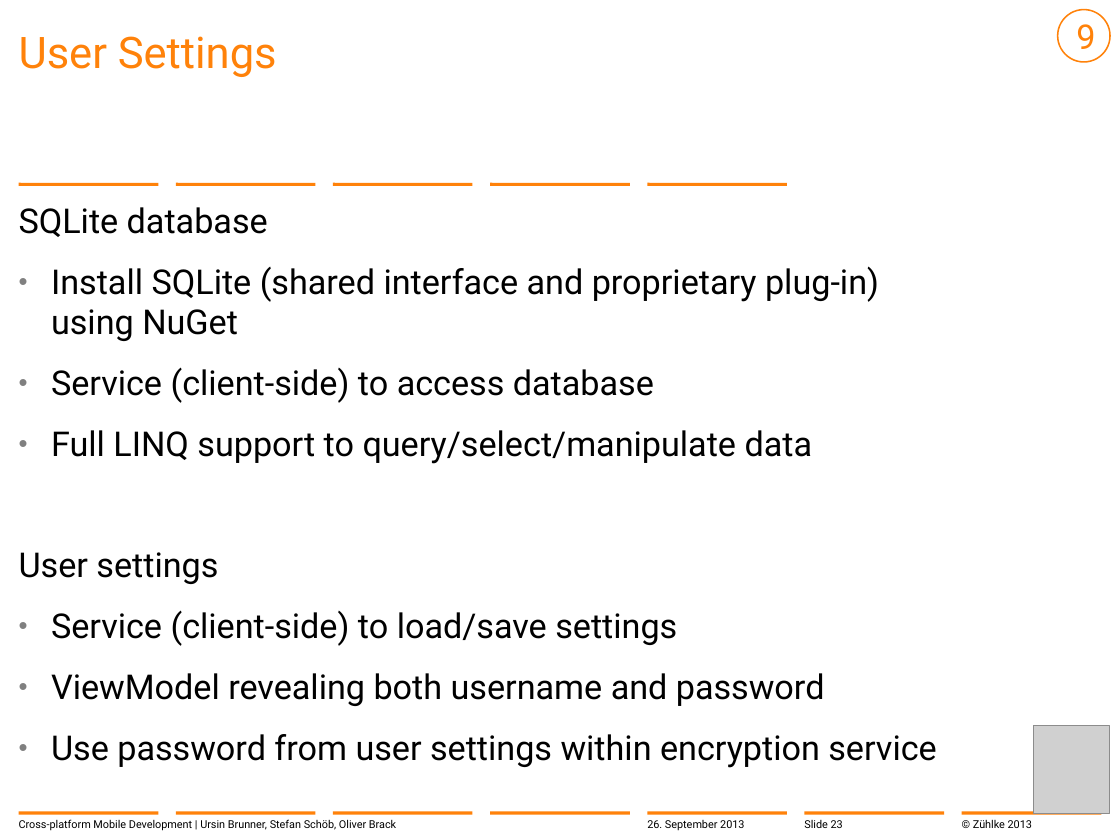
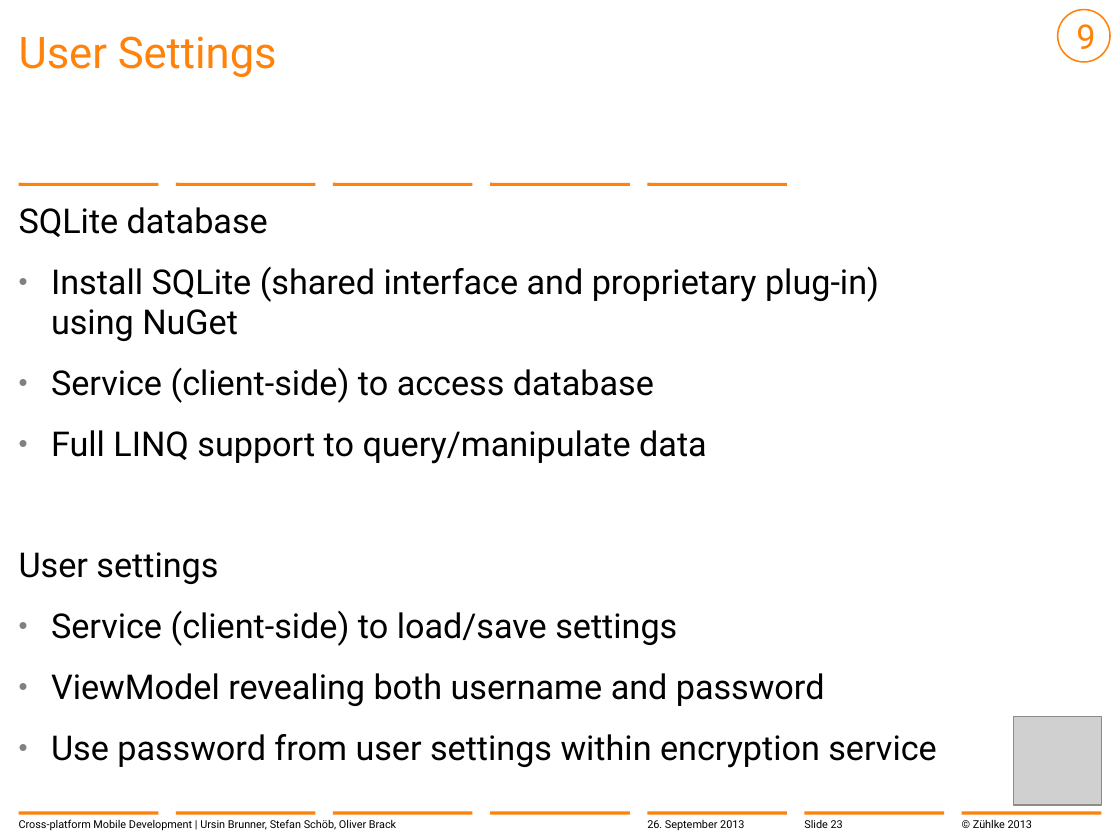
Before and after one commit to brunnurs/zxm, a slide deck: slide 23 of docs/13-09-26 Cross-platform mobile development with C#.pptx. Drawn at 1120x840 pixels with LibreOffice and Linux fonts; fonts in the diff are those of the drawing; grey boxes stand for pictures; background and template pictures are left out. Boxes give left, top, right and bottom in pixels: in the first picture for what was removed or moved away, otherwise in the second. Text is boxed around its words. In the diff, an @@ line names an element or a change of style, - is before the commit and + after.

```diff
--- a/docs/13-09-26 Cross-platform mobile development with C#.pptx
+++ b/docs/13-09-26 Cross-platform mobile development with C#.pptx
@@ text at box(51, 430, 707, 464): text changed @@
-  • Full LINQ support to query/select/manipulate data
+  • Full LINQ support to query/manipulate data
@@ picture: place and size @@
-picture at box(1034, 726, 1110, 814)
+picture at box(1014, 717, 1102, 805)
```
Also in this commit, not shown: 6 other slides changed.
